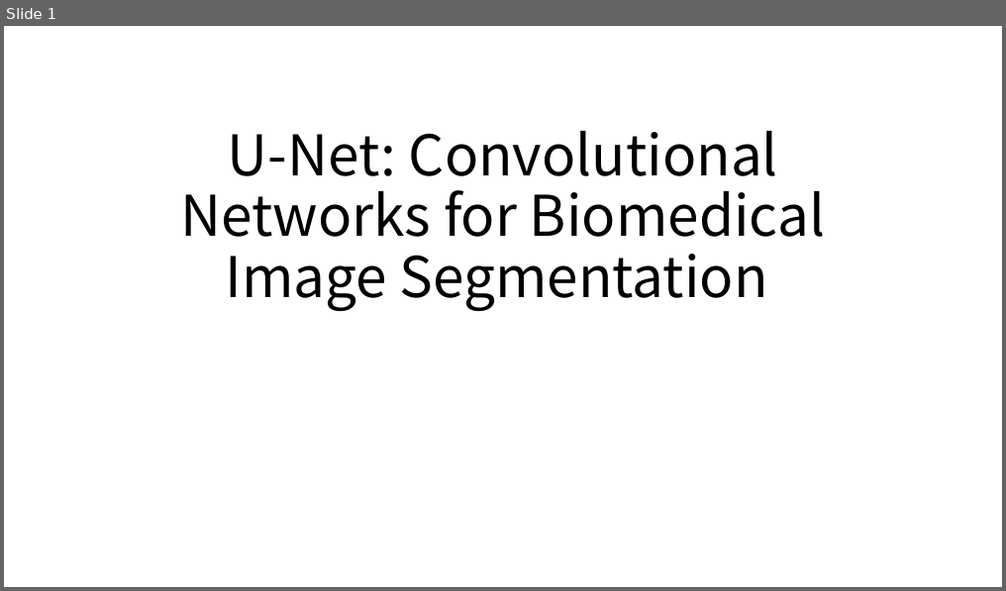
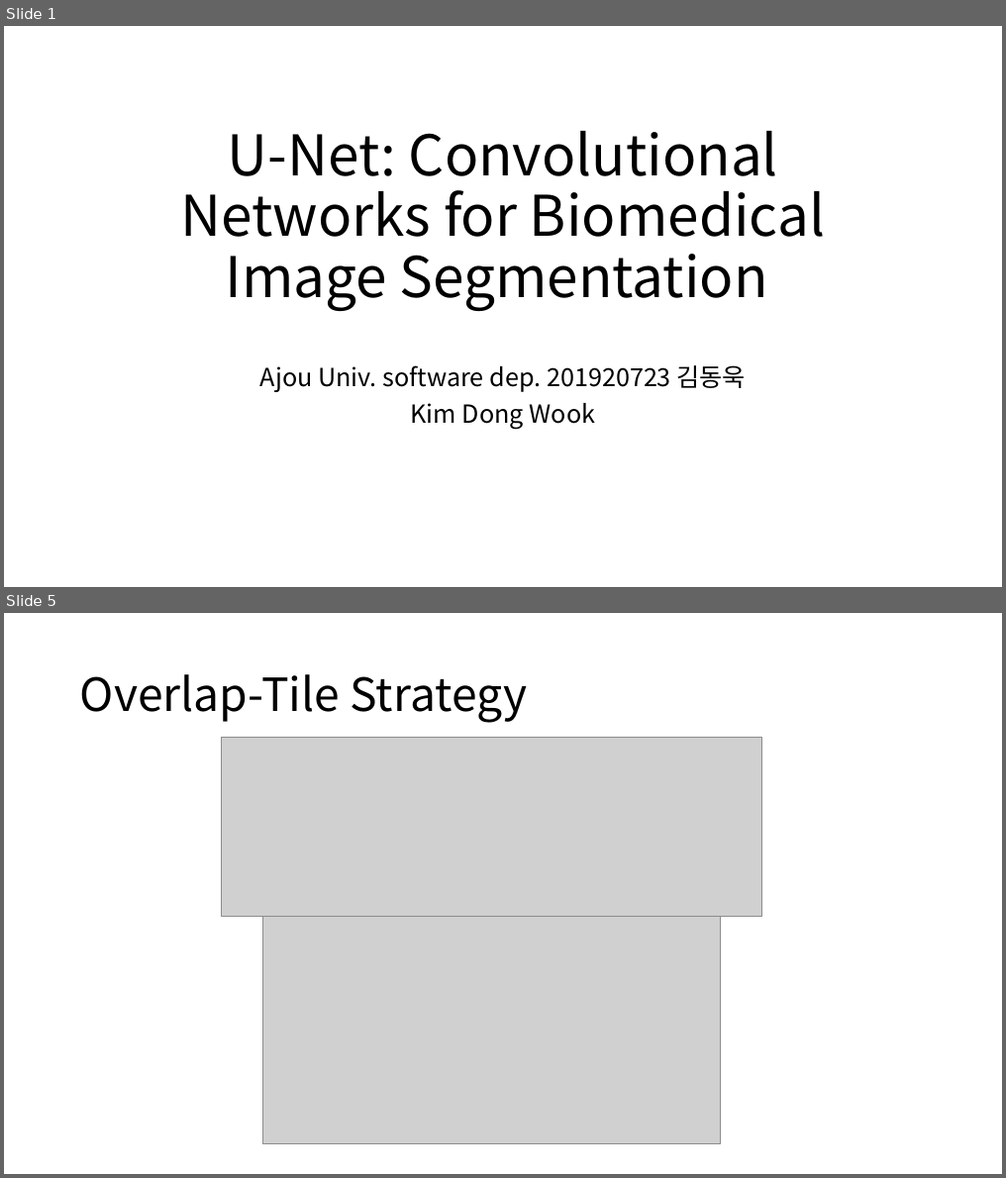
Before and after one commit to kyle1213/deep-learning-study, a slide deck: U-Net.pptx. Shown one above the other, each under a label of ours: slide 1 before the commit, slides 1 and 5 after it; the slides between them are not shown. The pictures are 1006x591 and 1006x1178 pixels, drawn with LibreOffice and Linux fonts; fonts in the diff are those of the drawing; grey boxes stand for pictures. Boxes give left, top, right and bottom in pixels: in the first picture for what was removed or moved away, otherwise in the second. Text is boxed around its words. In the diff, an @@ line names an element or a change of style, - is before the commit and + after.

```diff
--- a/U-Net.pptx
+++ b/U-Net.pptx
@@ slide 5 added at bbox=[4, 613, 1002, 1174], background #FFFFFF @@
@@ title added at bbox=[80, 674, 527, 723], 44 pt, text #000000 @@
+Overlap-Tile Strategy
@@ picture added at bbox=[221, 737, 761, 916] @@
@@ picture added at bbox=[263, 917, 721, 1145] @@
@@ slide 1 changed as well @@
@@ subtitle added at bbox=[260, 366, 746, 430], 24 pt, text #000000 @@
+Ajou Univ. software dep. 201920723 김동욱
+Kim Dong Wook
```
Also in this commit, not shown: 6 other slides added.
